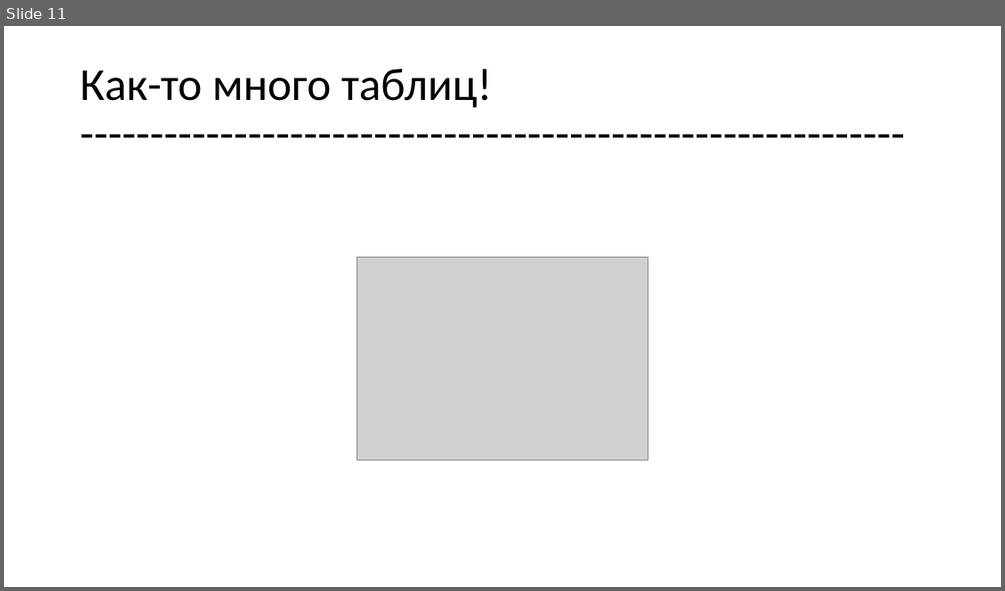
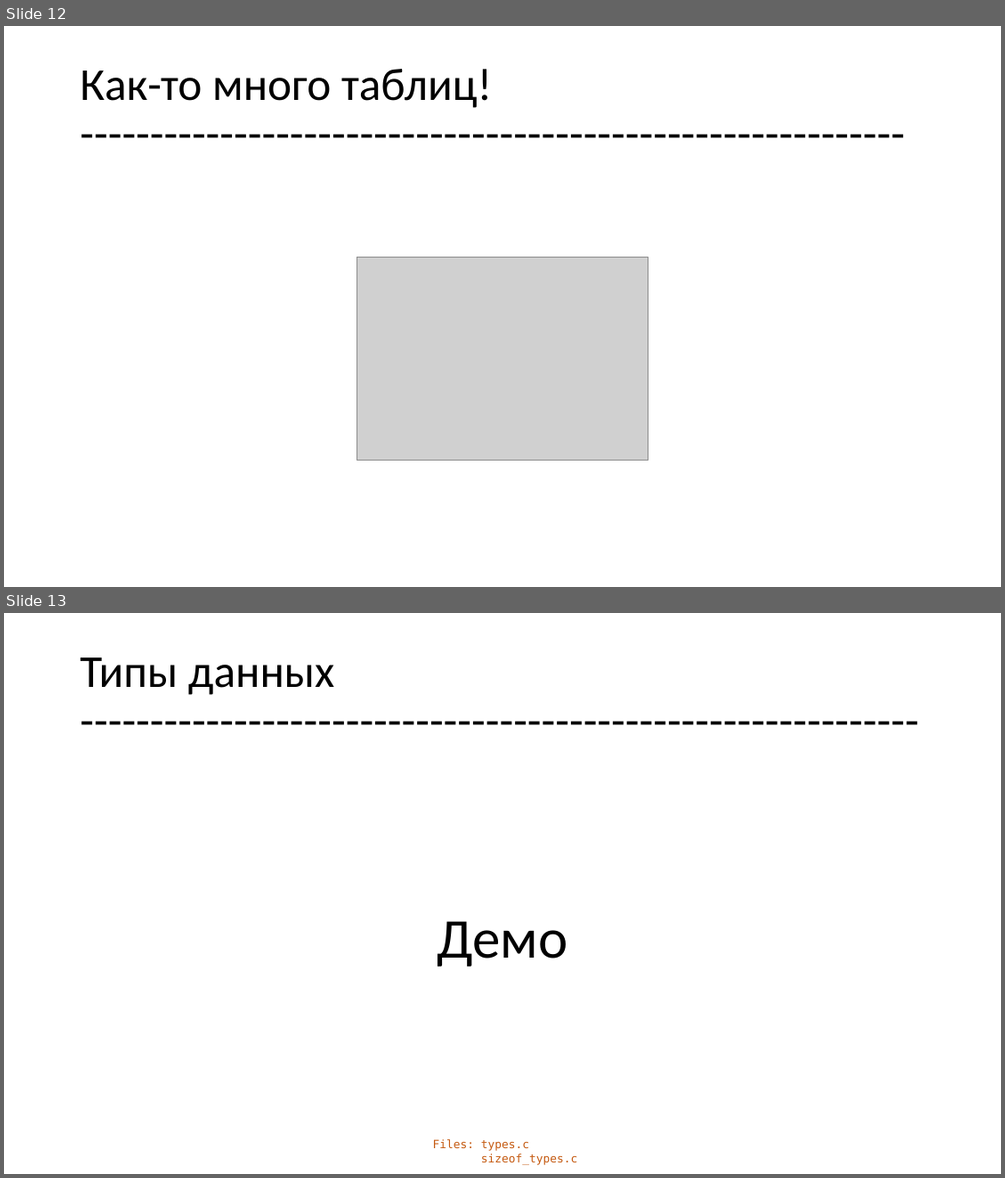
Before and after one commit to geeknik96/CLec, a slide deck: lec1/lec1.pptx. Shown one above the other, each under a label of ours: slide 11 before the commit, slides 12 and 13 after it. The pictures are 1005x591 and 1005x1178 pixels, drawn with LibreOffice and Linux fonts; fonts in the diff are those of the drawing; grey boxes stand for pictures. Boxes give left, top, right and bottom in pixels: in the first picture for what was removed or moved away, otherwise in the second. Text is boxed around its words. In the diff, an @@ line names an element or a change of style, - is before the commit and + after.

```diff
--- a/lec1/lec1.pptx
+++ b/lec1/lec1.pptx
@@ slide 13 added at bbox=[4, 613, 1001, 1174], background #FFFFFF @@
@@ title added at bbox=[80, 657, 334, 695], 44 pt, text #000000 @@
+Типы данных
+------------------------------------------------------------
@@ text added at bbox=[437, 921, 568, 966], 54 pt, text #000000 @@
+Демо
@@ text added at bbox=[433, 1139, 577, 1165], 11 pt, text #C55A11 @@
+Files: types.c
+sizeof_types.c
@@ what was slide 11 is now slide 12 @@
```
Also in this commit, not shown: 1 slide changed, 14 other files.
